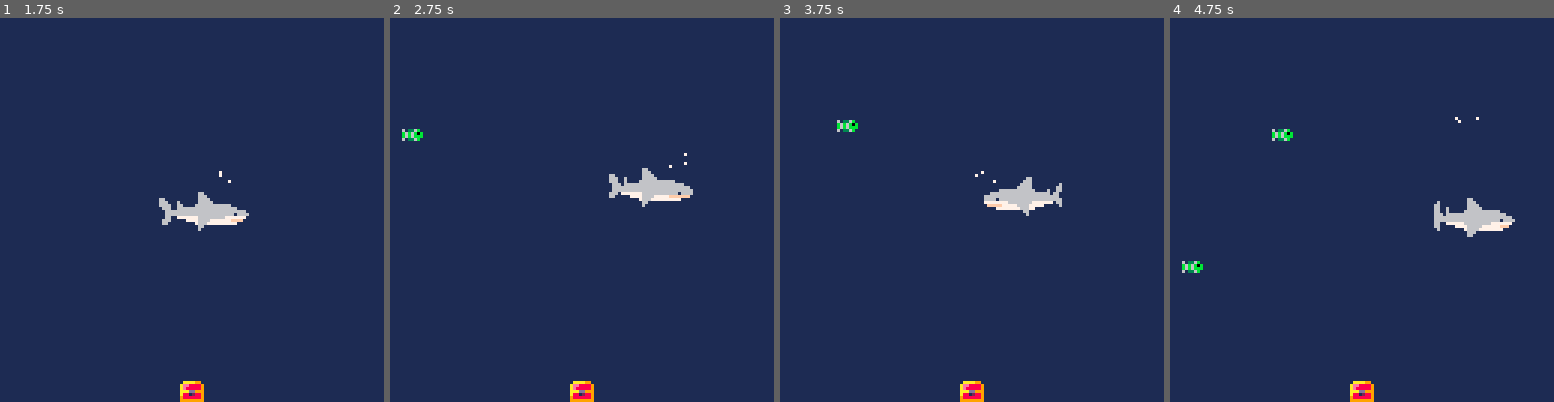
Above: before the commit, frames 1-4 (left to right).
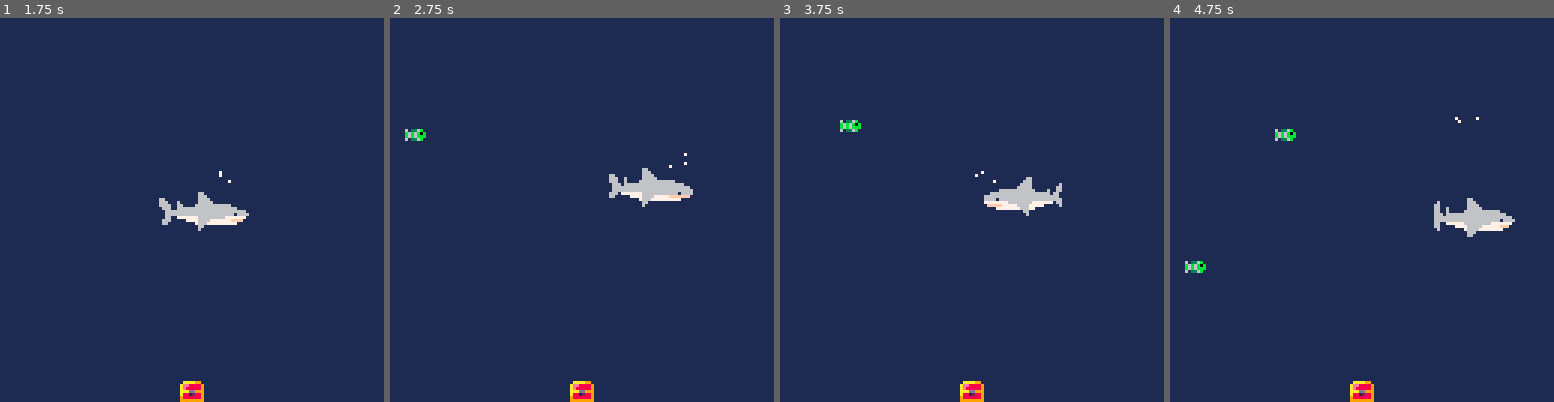
Above: after the commit, the same moments.

Repository: a2/shark-wars
Game: PICO-8 cartridge shark.p8
The game is run twice, just before and just after one commit, with the same random seed, the same clock (stepped at 60 frames per second) and the same inputs.
Inputs:
- Up to frame 1 (1.75 s): tap O (Z key) at 0.7, 1.7 s; hold Right from 1.6 s (still down)
- Up to frame 2 (2.75 s): release Right at 2.1 s; tap O (Z key) at 2.1, 2.5 s; hold Up 2.15-2.42 s; hold Right from 2.47 s (still down)
- Up to frame 3 (3.75 s): tap O (Z key) at 2.9, 3.3, 3.7 s; release Right at 3.03 s; hold Left 3.08-3.58 s; hold Down from 3.63 s (still down)
- Up to frame 4 (4.75 s): release Down at 3.97 s; hold Right 4.02-4.68 s; tap O (Z key) at 4.1, 4.5 s; hold Up from 4.73 s (still down)

Frame 1 is identical in both runs. In frame 2, 0.2% of the frame differs, in the area x 3-10%, y 28-33%; in frame 3, 0.2%; in frame 4, 0.3%, in the area x 3-33%, y 28-67%.

Commit message:
Make fish generating entity
Removes need for global `frame` variable

Diff:
--- a/shark.p8
+++ b/shark.p8
@@ -5,11 +5,8 @@
 -- by a2
 local score
 local game_objects
-local frame
 
 function _init()
-  --set initial frame counter to 0
-  frame=0
   --start score counter at zero
   score=0
   --create the game objects
@@ -17,6 +14,7 @@
   --create initial objects
   make_shark(48,56)
   make_treasure(60,120)
+  make_fish_generator()
   --start the music
   music(0)
 end
@@ -27,10 +25,6 @@
   for obj in all(game_objects) do
     obj:update()
   end
-
-  --increment frame
-  frame=increment_counter(frame)
-  if (frame>=60 and frame%60==0) make_fish_offscreen()
 
   --filter out "dead" objects
   filter_out_finished(game_objects)
@@ -171,9 +165,17 @@
   })
 end
 
-function make_fish_offscreen()
-  local flipped=rnd(1)>0.5
-  return make_fish(ternary(flipped,128,-8),rndb(24,104),flipped)
+function make_fish_generator()
+  return make_game_object("fish_generator",-1,-1,{
+    frame=0,
+    update=function(self)
+      self.frame=increment_counter(self.frame)
+      if self.frame>=60 and self.frame%60==0 then
+        local flipped=rnd(1)>0.5
+        make_fish(ternary(flipped,128,-8),rndb(24,104),flipped)
+      end
+    end
+  })
 end
 
 function make_fish(x,y,flipped)
